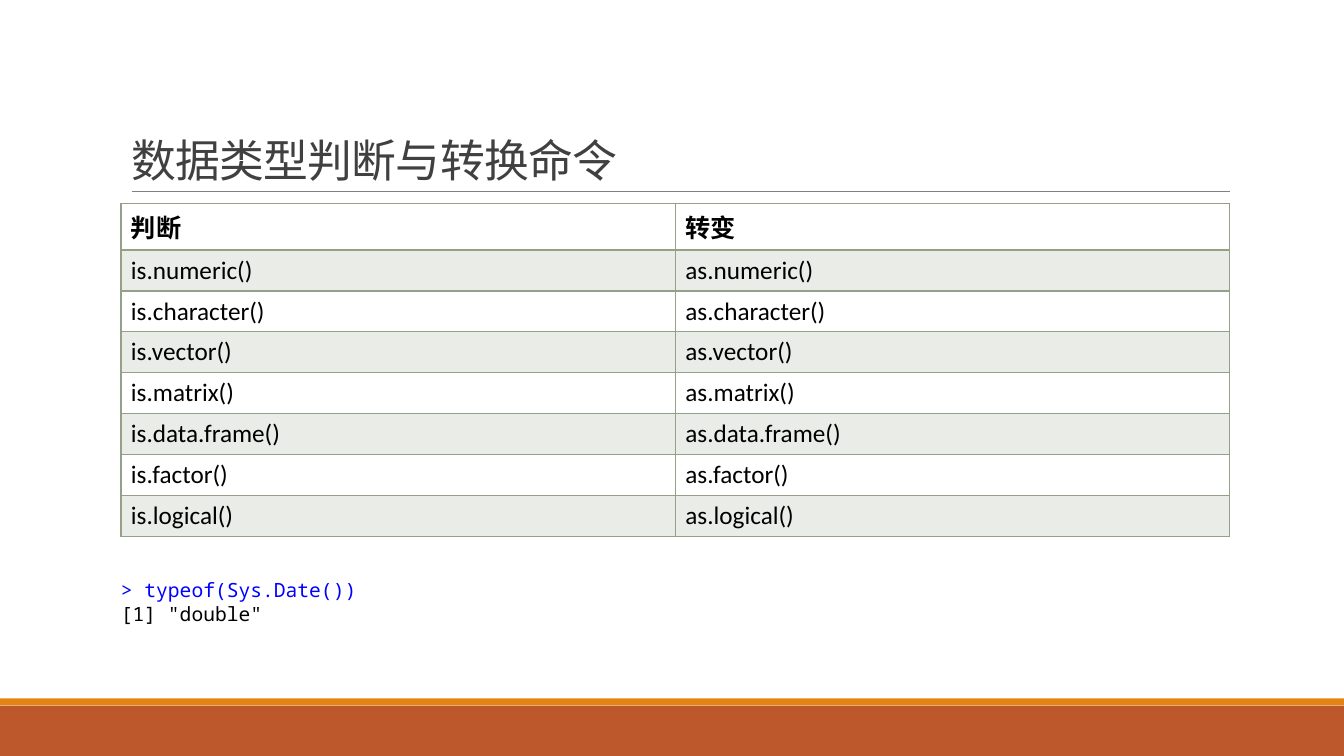
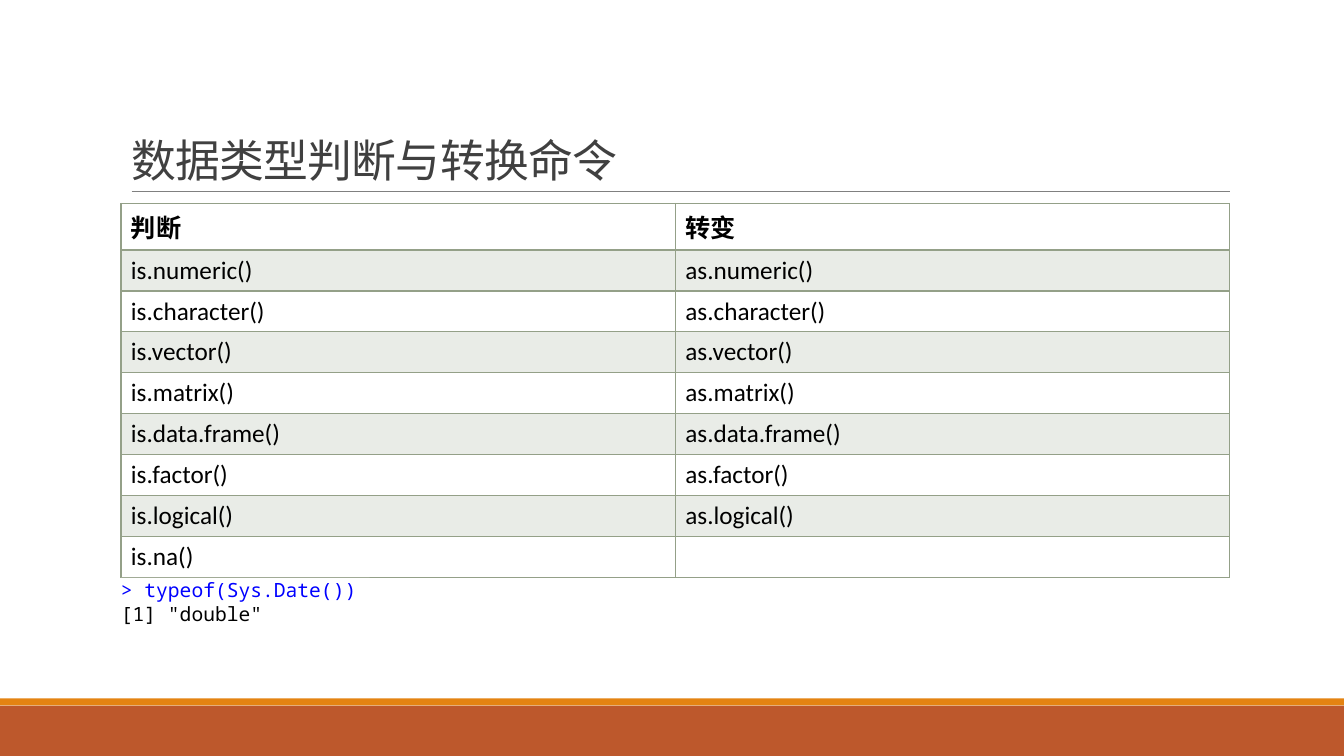
Before and after one commit to exoplanetX/DataAnalytics, a slide deck: slide 16 of 实验2-变量-导入和包.pptx (slide 17 before the commit). Drawn at 1344x756 pixels with LibreOffice and Linux fonts; fonts in the diff are those of the drawing. Boxes give left, top, right and bottom in pixels: in the first picture for what was removed or moved away, otherwise in the second. Text is boxed around its words. In the diff, an @@ line names an element or a change of style, - is before the commit and + after.

```diff
--- a/实验2-变量-导入和包.pptx
+++ b/实验2-变量-导入和包.pptx
@@ table at box(121, 204, 1230, 573) @@
+row 9: is.na() | 
```
Also in this commit, not shown: 5 other slides changed, 2 slides added, 2 slides removed.
